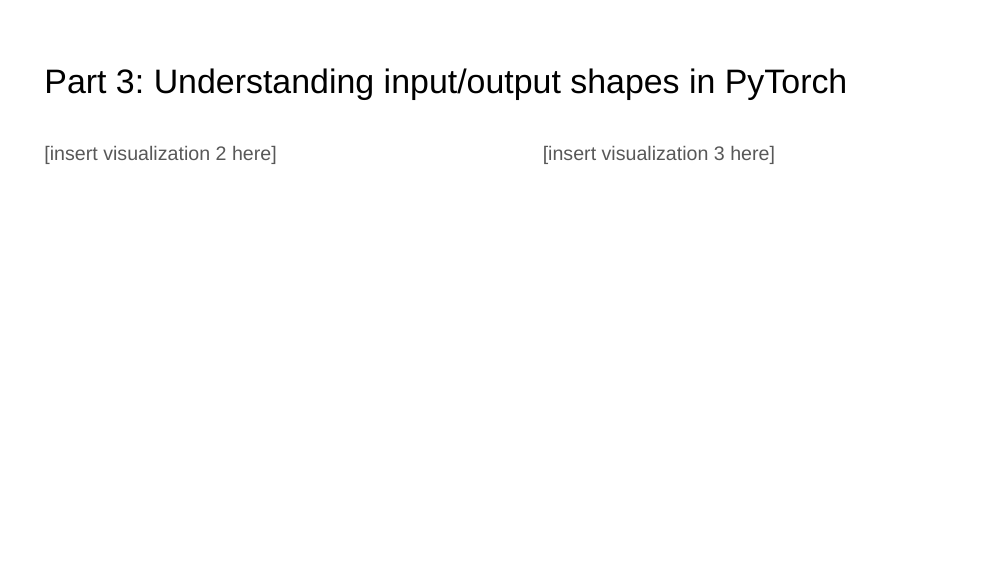
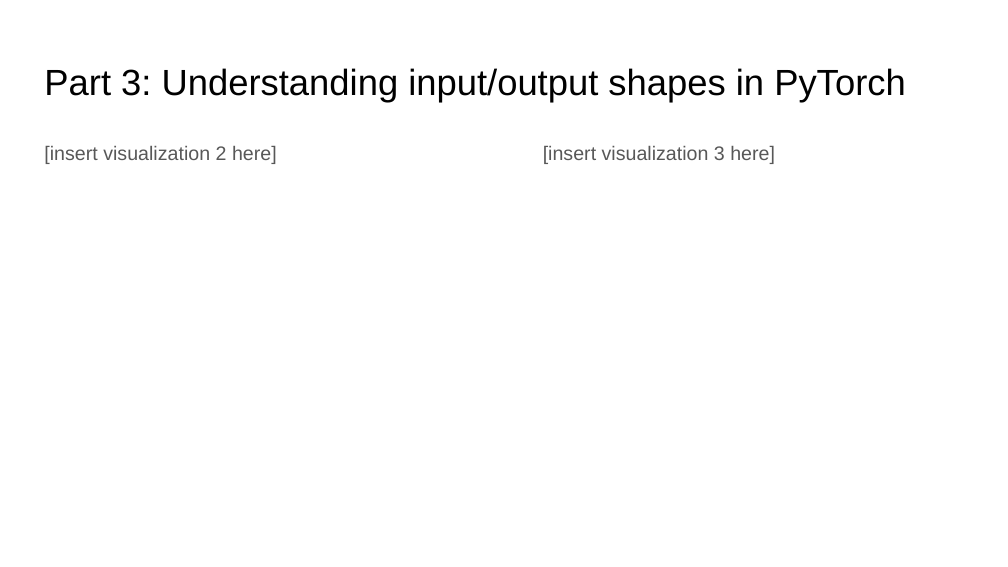
Before and after one commit to aashutoshav/Computer-Vision-Project-1, a slide deck: slide 14 of docs/report.pptx. Drawn at 1008x567 pixels with LibreOffice and Linux fonts; fonts in the diff are those of the drawing. Boxes give left, top, right and bottom in pixels: in the first picture for what was removed or moved away, otherwise in the second. Text is boxed around its words. In the diff, an @@ line names an element or a change of style, - is before the commit and + after.

```diff
--- a/docs/report.pptx
+++ b/docs/report.pptx
@@ title "Part 3: Understanding input/output shapes ..." at box(44, 68, 906, 103): size 24.2 to 26 pt @@
```
Also in this commit, not shown: 20 other slides changed, 1 other file.
